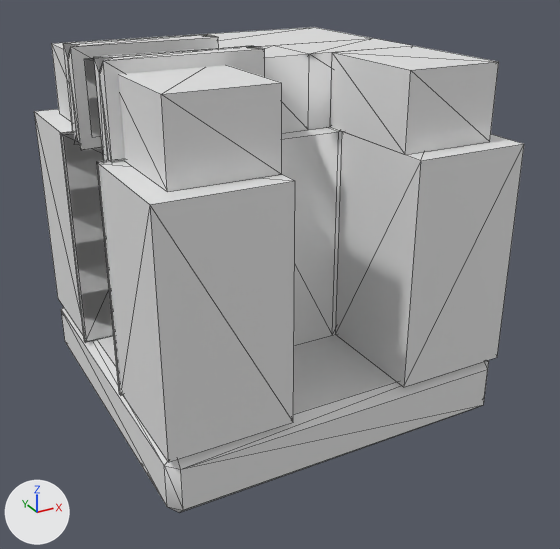
Renders of the OBJ model assets/blocks/plug_3.obj from each side of a commit.
The view is the same before and after, from a camera (50 mm lens) standing at (-0.978, -1.901, 0.788) and looking at (0.022, -0.082, -0.121). Lighting does not change. The marker at lower left points along +X, +Y and +Z. The older version comes first. Mesh edges are drawn as thin lines. Where no turn or scale is listed for an object, it has been applied to the vertices. Vertices at exactly the same position are counted once.

Objects in the first picture: 'plug_3'.
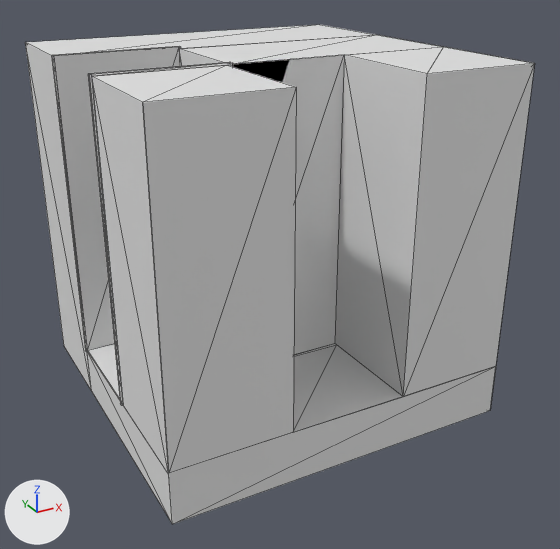
Location of each change, (x1, y1, x2, y2) in pixels of the pictures (560 x 549 px):
'plug_3', reshaped
    before: (34, 27, 524, 513)
    after: (25, 25, 535, 524)
part 1 of me_plug_3, rebuilt
    before: (34, 109, 524, 387)
    after: (25, 25, 535, 524)
part 2 of me_plug_3, deleted
    before: (61, 307, 489, 513)
part 3 of me_plug_3, deleted
    before: (51, 27, 499, 155)

Edits to the bpy script that builds the scene:
```text
Change me_plug_3:
    used by ob_plug_3; location = (0.0, 0.0, 0.0)
    remove me_plug_3.from_pydata(...)  # 176 vertices, 266 faces; spans x -0.504..0.5, y -0.5..0.5, z -0.5..0.531
    add me_plug_3.from_pydata(...)  # 60 vertices, 82 faces; spans x -0.504..0.5, y -0.5..0.5, z -0.5..0.504
    me_plug_3 part 1: the loose piece of 24 vertices spanning x -0.5..0.5, y -0.5..0.5, z -0.32..0.3 is rebuilt with 60 vertices and now spans x -0.504..0.5, y -0.5..0.5, z -0.5..0.504
    me_plug_3 part 2
    24 vertices are removed from x -0.5..0.5, y -0.5..0.5, z -0.5..-0.32
    44 faces are deleted
    me_plug_3 part 3
    24 vertices are removed from x -0.44..0.44, y -0.44..0.44, z 0.3..0.5
    48 faces are deleted
    other edits to the shape of me_plug_3 do not show in these pictures
```
